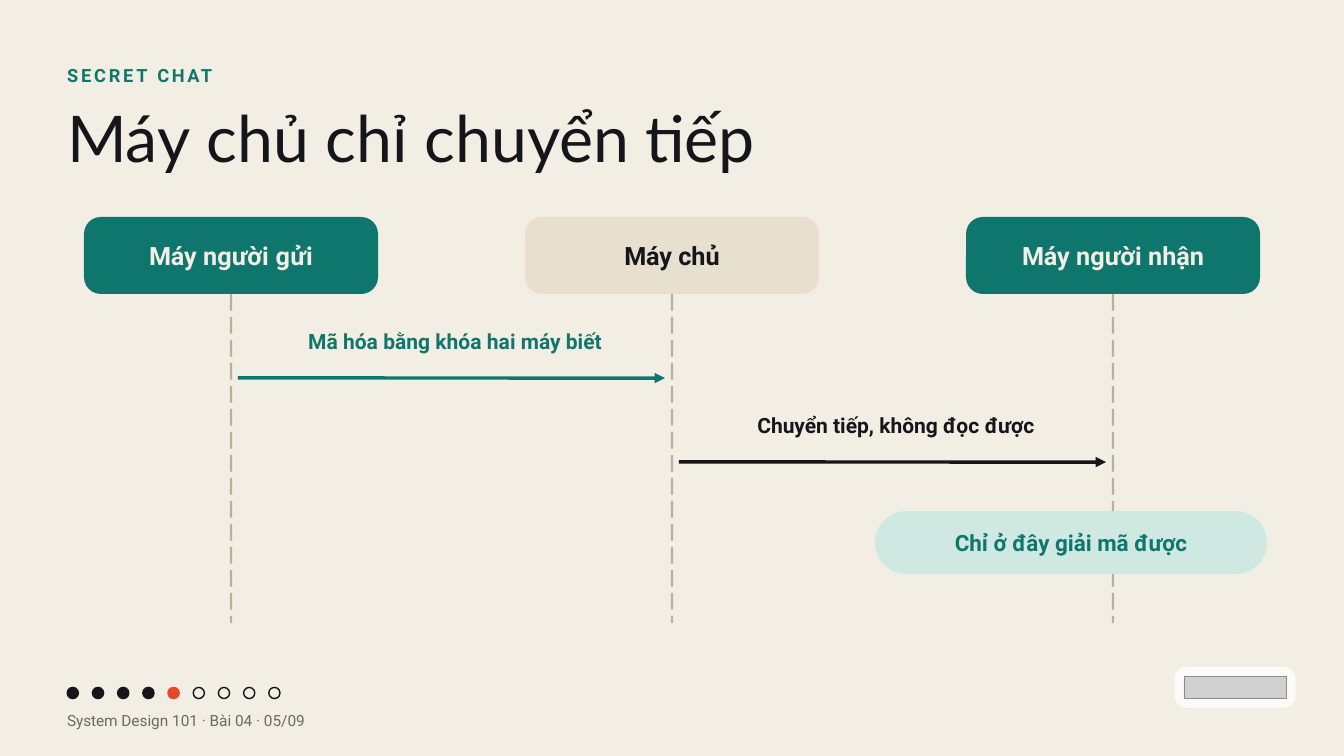
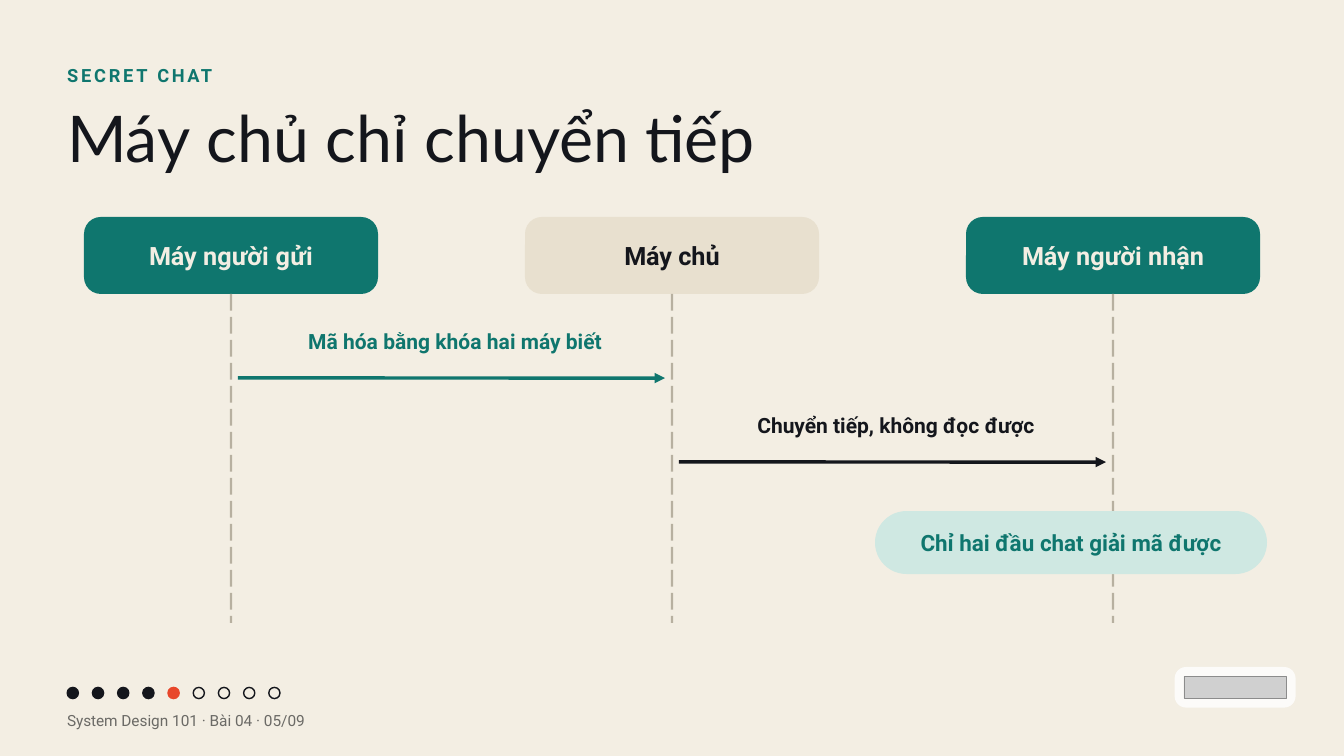
Before and after one commit to vohoailinh90/tool-marketing-studio, a slide deck: slide 5 of system-design-101/vi/lessons/sd-02-004/slides/sd-02-004.pptx. Drawn at 1344x756 pixels with LibreOffice and Linux fonts; fonts in the diff are those of the drawing; grey boxes stand for pictures. Boxes give left, top, right and bottom in pixels: in the first picture for what was removed or moved away, otherwise in the second. Text is boxed around its words. In the diff, an @@ line names an element or a change of style, - is before the commit and + after.

```diff
--- a/system-design-101/vi/lessons/sd-02-004/slides/sd-02-004.pptx
+++ b/system-design-101/vi/lessons/sd-02-004/slides/sd-02-004.pptx
@@ text in rounded rectangle at bbox=[921, 533, 1222, 556]: text changed @@
-Chỉ ở đây giải mã được
+Chỉ hai đầu chat giải mã được
```
Also in this commit, not shown: 3 other slides changed, 3 other files.
